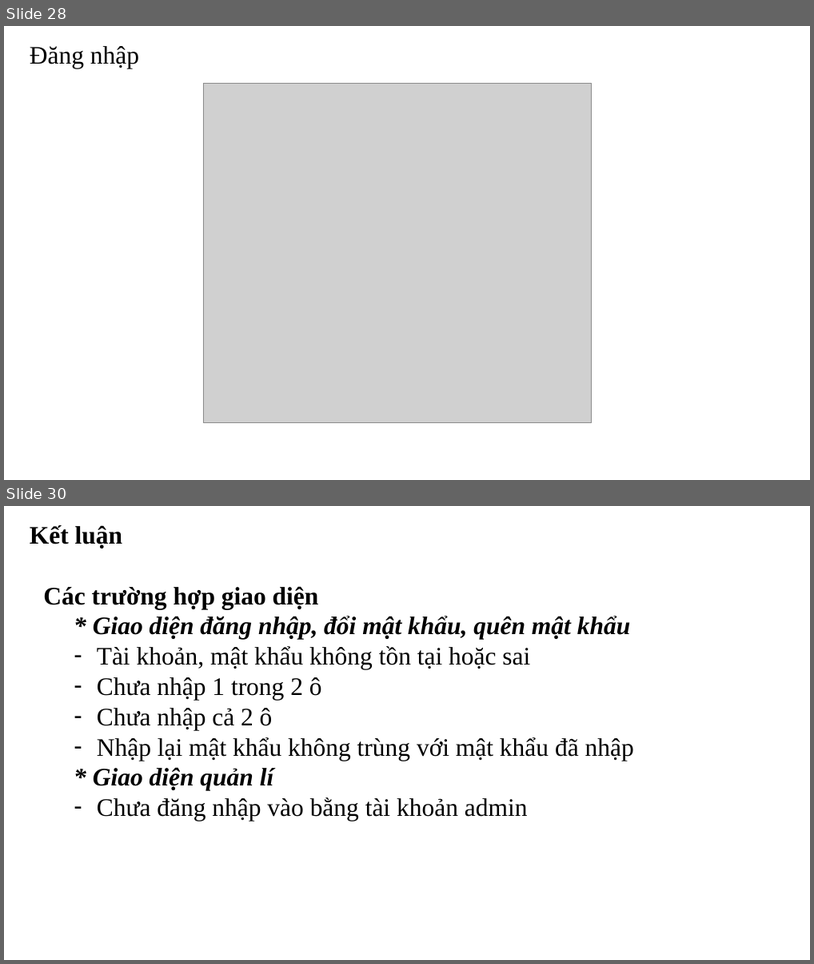
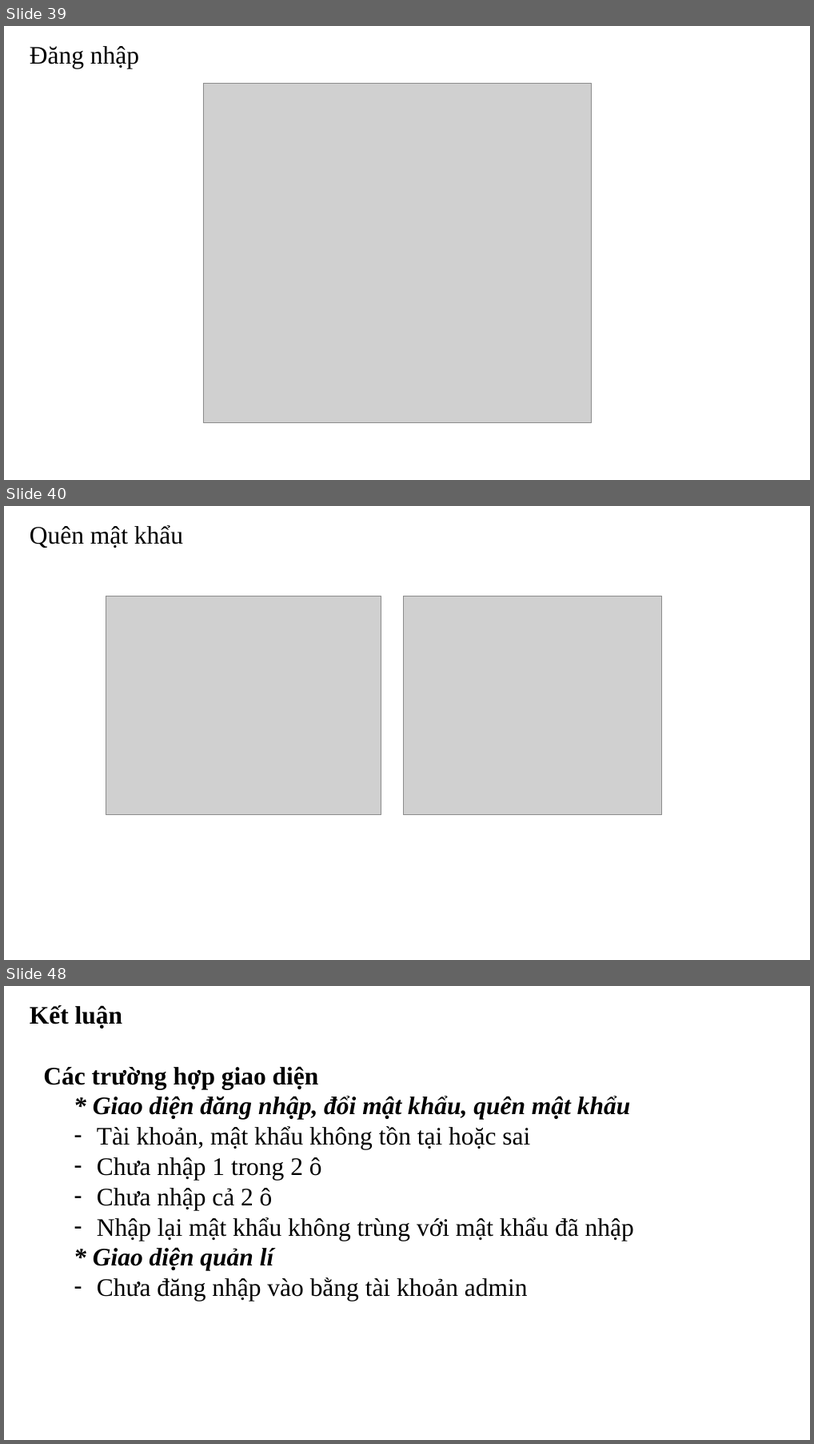
Before and after one commit to aokidai/androidcuoiki, a slide deck: bcck.pptx. Shown one above the other, each under a label of ours: slides 28 and 30 before the commit, slides 39, 40 and 48 after it; the slides between them are not shown. The pictures are 814x964 and 814x1444 pixels, drawn with LibreOffice and Linux fonts; fonts in the diff are those of the drawing; grey boxes stand for pictures. Boxes give left, top, right and bottom in pixels: in the first picture for what was removed or moved away, otherwise in the second. Text is boxed around its words. In the diff, an @@ line names an element or a change of style, - is before the commit and + after.

```diff
--- a/bcck.pptx
+++ b/bcck.pptx
@@ slide 40 added at [4,506,810,960], background #FFFFFF @@
@@ text added at [30,525,183,548], 30 pt, text #000000 @@
+Quên mật khẩu
@@ picture added at [106,596,382,814] @@
@@ picture added at [403,596,662,815] @@
@@ what was slide 28 is now slide 39 @@
@@ what was slide 30 is now slide 48 @@
```
Also in this commit, not shown: 1 slide changed, 18 other slides added, 1 slide removed, 16 other files.
